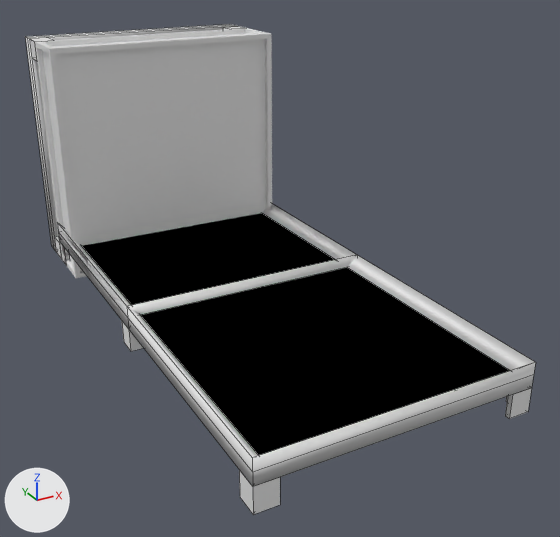
Before and after pictures for a commit that changed the Blender file models/editor/common/unexploitable_grate/unexploitable_grate.blend.
Before and after are seen from a camera (50 mm lens) standing at (-157.0, -381.0, 120.0) and looking at (11.0, -74.0, -33.0). Arrows for +X, +Y and +Z are at lower left; the lights stay in place. Mesh edges are drawn as thin lines on the coarser meshes.

Before the edit, the objects in view are built like this:
```python
ob_grate_1x1 = bpy.data.objects.new('grate_1x1', me_coop_grate_1x1_reclined_ref)
ob_grate_1x1.location = (0.0, 0.0, 0.0)
ob_grate_1x2 = bpy.data.objects.new('grate_1x2', me_coop_grate_1x1_reclined_ref_001)
ob_grate_1x2.location = (0.0, 0.0, 0.0)
ob_supports_1x1 = bpy.data.objects.new('supports_1x1', me_unexploitable_grate_1x1_ref)
ob_supports_1x1.location = (0.0, 0.0, 0.0)
ob_supports_1x2 = bpy.data.objects.new('supports_1x2', me_unexploitable_grate_1x1_ref_001)
ob_supports_1x2.location = (0.0, 0.0, 0.0)
ob_supports_wall = bpy.data.objects.new('supports_wall', me_unexploitable_grate_1x1_ref)
ob_supports_wall.location = (0.0, 128.0, 0.0)
ob_supports_wall.rotation_euler = (-1.571, 0.0, 0.0)  # degrees (-90, 0, 0)
ob_wall = bpy.data.objects.new('wall', me_block_flat_quart_ref)
ob_wall.location = (0.0, 0.0, 0.0)
# also in view: 'grate_wall' at (0.0, 82.0, 0.0)
```
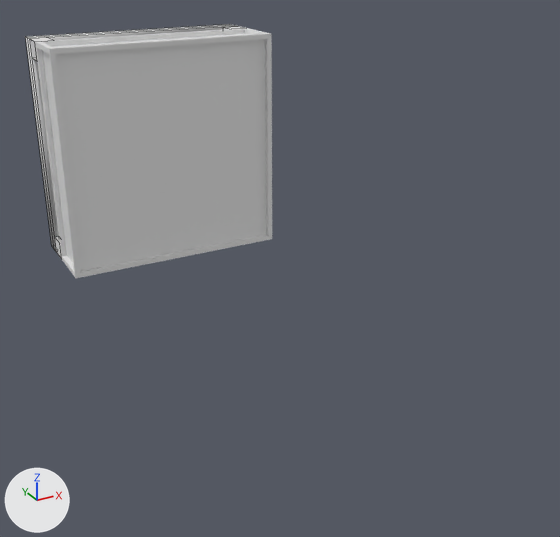
Commit message: Fix wall grate editor model

What changed in the scene script:
```text
Add me_supports_wall:
    me_supports_wall.from_pydata(...)  # 48 vertices, 40 faces; spans x -64.0..64.0, y 64.1..76.0, z -64.0..64.0
    me_supports_wall.polygons.foreach_set('use_smooth', [True] * 40)
    me_supports_wall.materials.append(mat_border)  # its picture is missing
Remove ob_supports_1x1:
    ob_supports_1x1 = bpy.data.objects.new('supports_1x1', me_unexploitable_grate_1x1_ref)
    ob_supports_1x1.location = (0.0, 0.0, 0.0)
Remove ob_grate_1x1:
    ob_grate_1x1 = bpy.data.objects.new('grate_1x1', me_coop_grate_1x1_reclined_ref)
    ob_grate_1x1.location = (0.0, 0.0, 0.0)
Remove ob_grate_1x2:
    ob_grate_1x2 = bpy.data.objects.new('grate_1x2', me_coop_grate_1x1_reclined_ref_001)
    ob_grate_1x2.location = (0.0, 0.0, 0.0)
Remove ob_supports_1x2:
    ob_supports_1x2 = bpy.data.objects.new('supports_1x2', me_unexploitable_grate_1x1_ref_001)
    ob_supports_1x2.location = (0.0, 0.0, 0.0)
Change ob_supports_wall:
    ob_supports_wall: bpy.data.objects.new('supports_wall', me_unexploitable_grate_1x1_ref) -> bpy.data.objects.new('supports_wall', me_supports_wall)
```

Location of each change, [x1, y1, x2, y2] in pixels of the pictures (560 x 537 px):
'grate_1x2', deleted
    before: [57, 205, 536, 487]
    faces in mat_grate (black #000000): [141, 267, 510, 457]
    faces in mat_border (its picture is missing): [57, 205, 536, 487]
'grate_1x1', deleted (black)
    before: [57, 204, 357, 329]
    faces in mat_grate (black #000000): [82, 213, 335, 305]
    faces in mat_border (its picture is missing): [57, 204, 357, 329]
'supports_1x2', deleted
    before: [60, 245, 532, 515]
'supports_1x1', deleted
    before: [59, 241, 143, 351]
'supports_wall', reshaped
    both: [30, 26, 245, 259]
